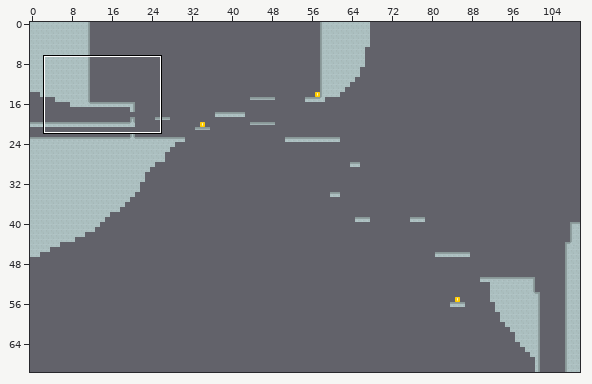
Two states of a Tiled map, Assets/ZoneFinal/ZoneFinal.tmx. The picture above shows the old version from afar; the outline marks the close-up.
Close-up. Before the commit:
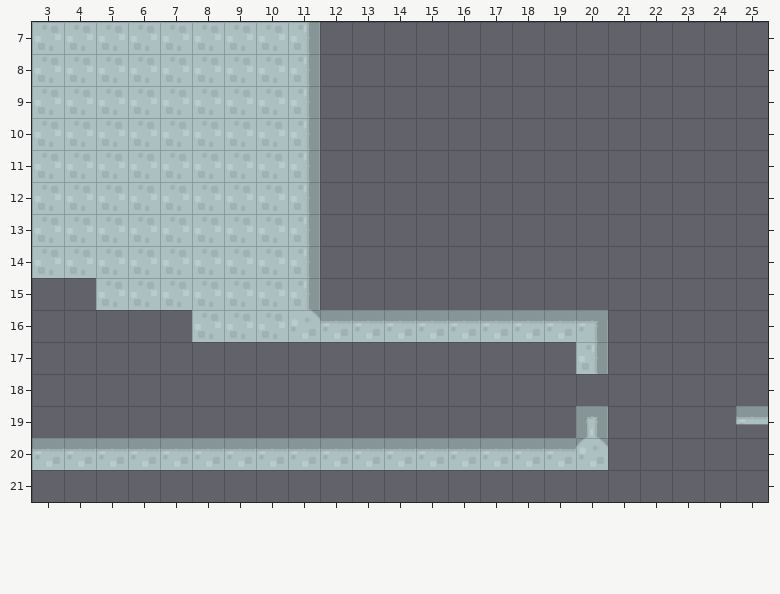
Cells are 70x70 px. Shown: x 3..25, y 7..21.
The result:
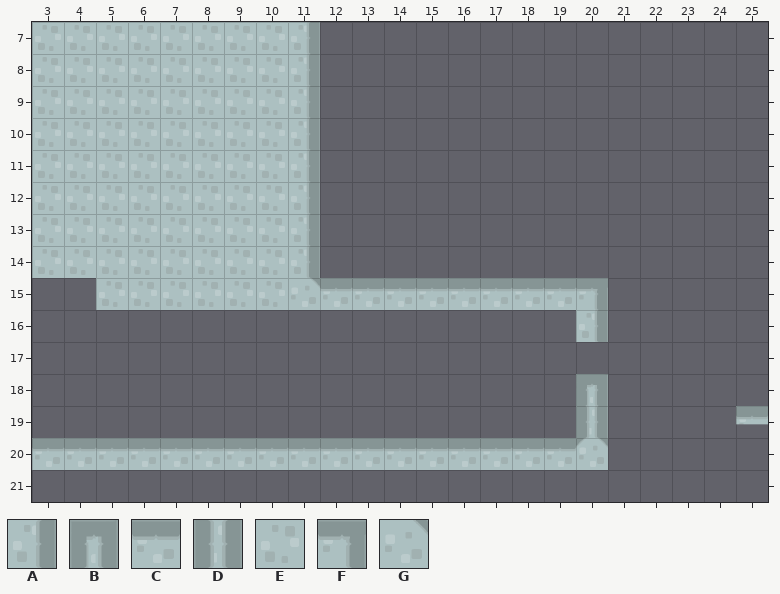
Key: from "spritesheetModifie": A 23, B 34, C 35, D 46, E 58, F 82, G 107.
_ is an empty cell.
The author wrote: Légère modif Zone Finale
What changed:
Layer "Calque de Tile 1":
Tile F gives way to tile A in row 16 at x 20.
The edit adds tile B in row 18 at x 20.
The edit adds tile C in row 15 at x 12 to 19.
Tile B gives way to tile D in row 19 at x 20.
The edit adds tile F in row 15 at x 20.
Tile A gives way to tile G in row 15 at x 11.
Tile A is gone in row 17 at x 20.
Tile C is gone in row 16 at x 12 to 19.
Tile E is gone in row 16 at x 8 to 10.
Tile G is gone in row 16 at x 11.
